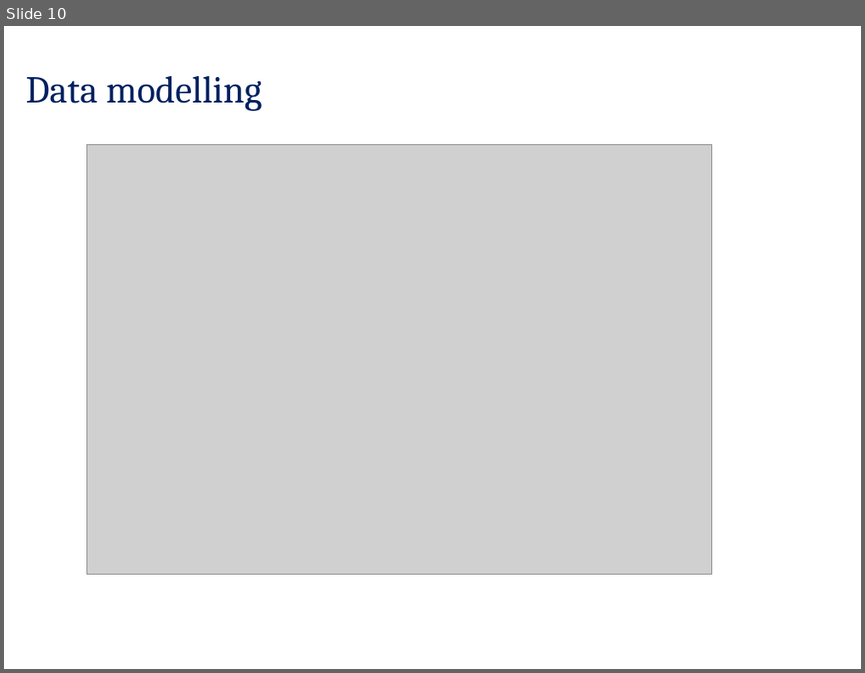
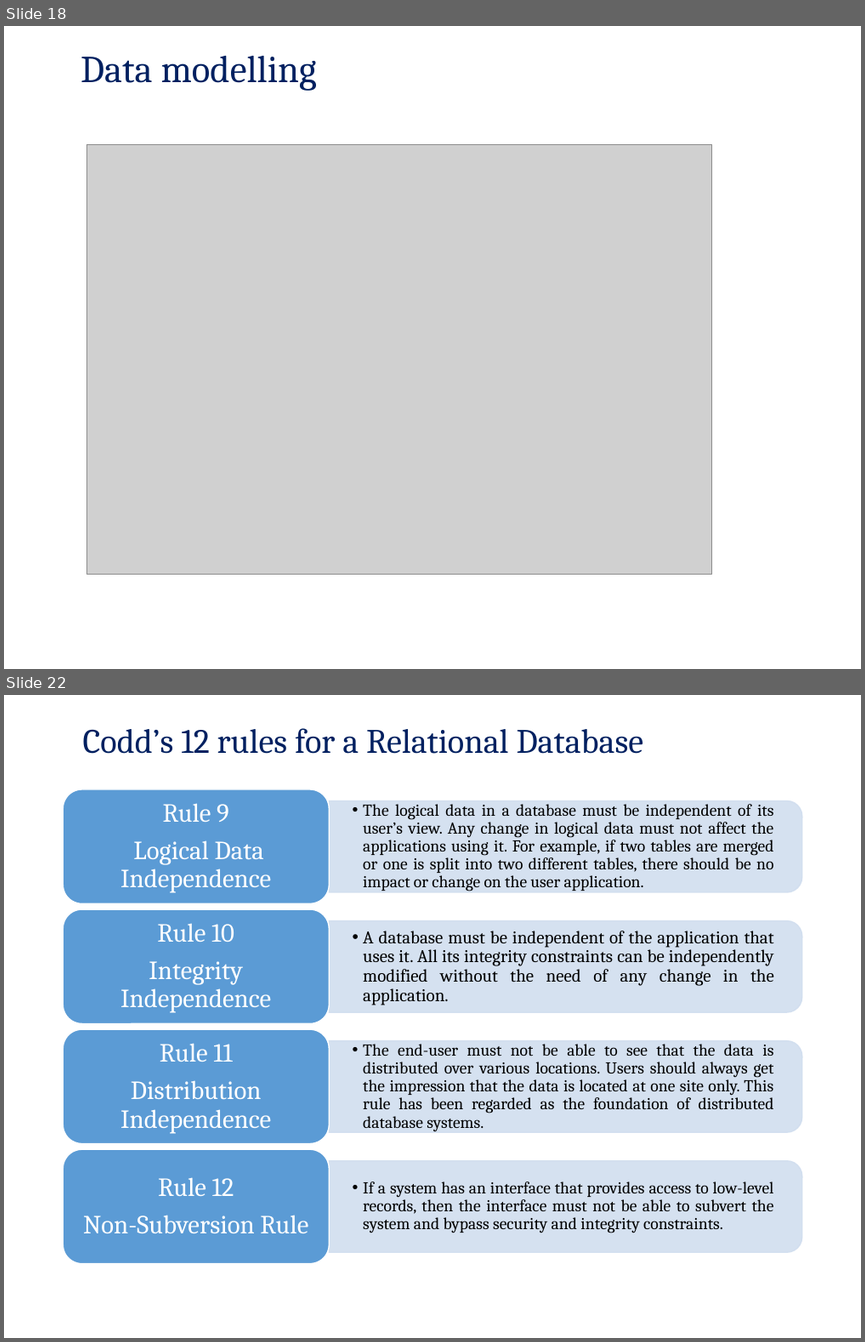
Before and after one commit to pankajfri/Training-Materials, a slide deck: Advanced Web Technologies/Database Concepts/Session2.pptx. Shown one above the other, each under a label of ours: slide 10 before the commit, slides 18 and 22 after it; the slides between them are not shown. The pictures are 865x673 and 865x1342 pixels, drawn with LibreOffice and Linux fonts; fonts in the diff are those of the drawing; grey boxes stand for pictures; background and template pictures are left out. Boxes give left, top, right and bottom in pixels: in the first picture for what was removed or moved away, otherwise in the second. Text is boxed around its words. In the diff, an @@ line names an element or a change of style, - is before the commit and + after.

```diff
--- a/Advanced Web Technologies/Database Concepts/Session2.pptx
+++ b/Advanced Web Technologies/Database Concepts/Session2.pptx
@@ slide 22 added at [4,695,861,1338], background picture (left out) @@
@@ title added at [83,728,644,754], 28.8 pt, text #002060 @@
+Codd’s 12 rules for a Relational Database
@@ group added at [64,789,802,1263]: 8 texts, 4 round same rects, 4 rounded rectangles @@
+  •• The logical data in a database must be independent of its user’s view. Any change in logical data must not affect the applications using it. For example, if two tables are merged or one is split into two different tables, there should be no impact or change on the user application.
+Rule 9
+Logical Data Independence
+  •• A database must be independent of the application that uses it. All its integrity constraints can be independently modified without the need of any change in the application.
+Rule 10
+Integrity Independence
+  •• The end-user must not be able to see that the data is distributed over various locations. Users should always get the impression that the data is located at one site only. This rule has been regarded as the foundation of distributed database systems.
+Rule 11
+Distribution Independence
+  •• If a system has an interface that provides access to low-level records, then the interface must not be able to subvert the system and bypass security and integrity constraints.
+Rule 12
+Non-Subversion Rule
@@ what was slide 10 is now slide 18 @@
@@ slide 18 changed as well @@
@@ title "Data modelling": place and size @@
-title "Data modelling" at [26,76,262,111]
+title "Data modelling" at [80,56,317,91]
```
Also in this commit, not shown: 5 other slides changed, 14 other slides added, 3 slides removed, 1 other file.
